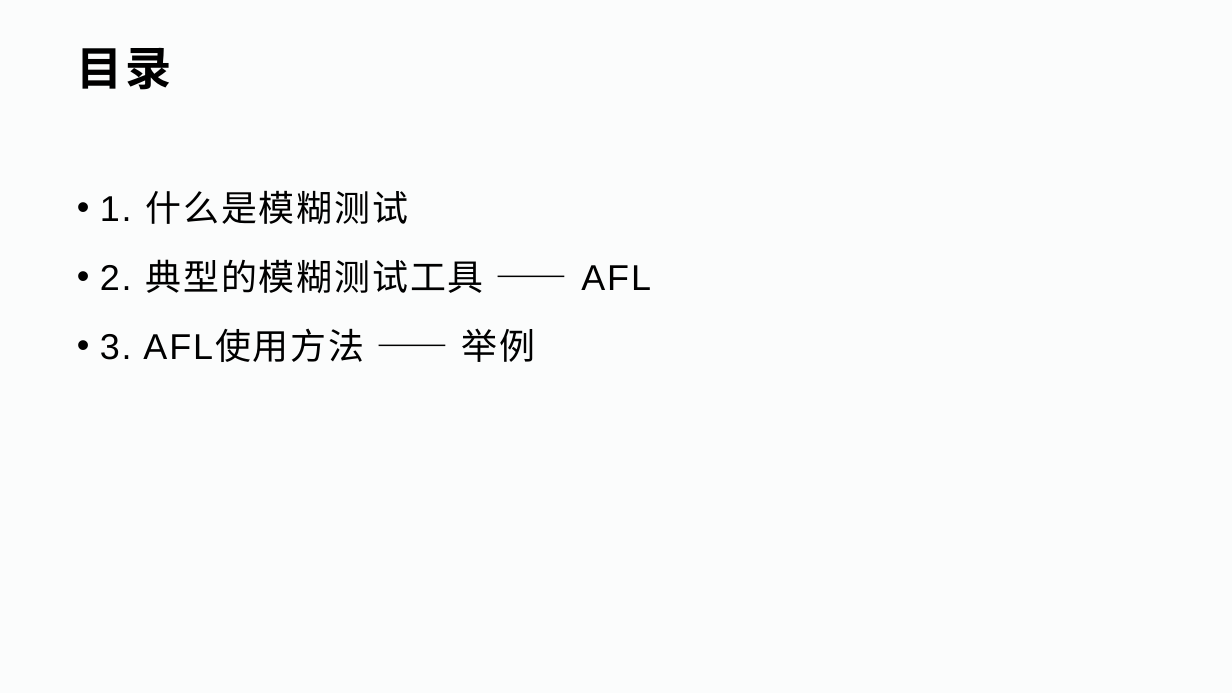
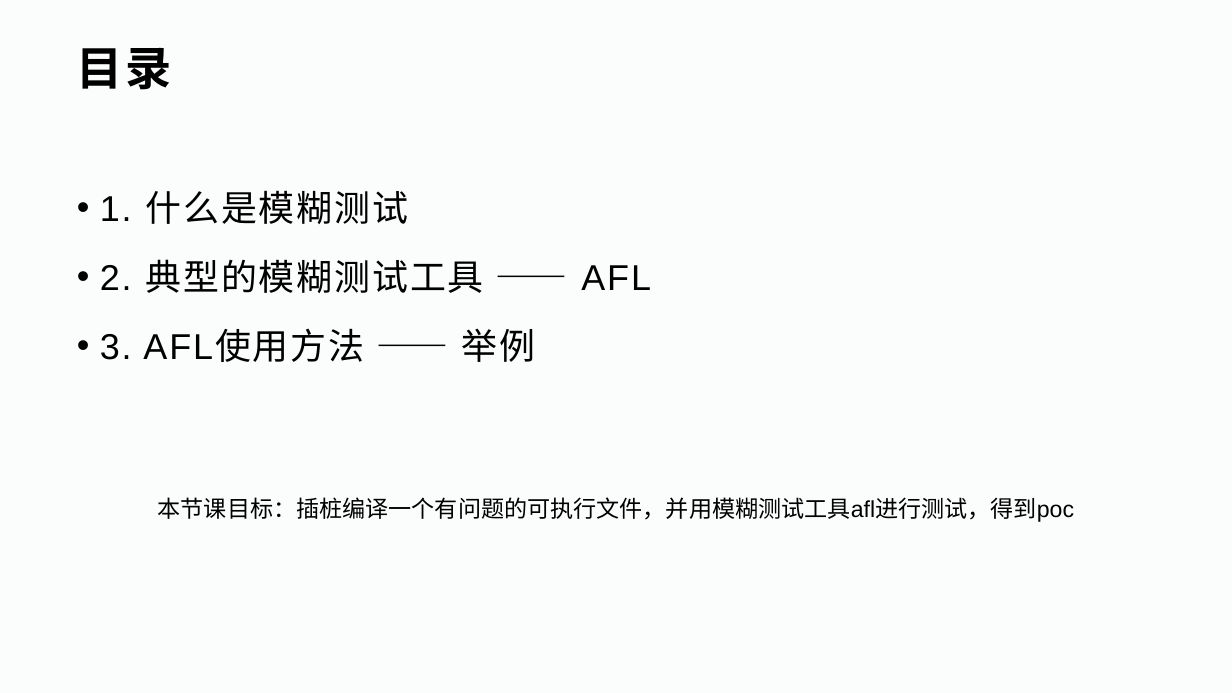
Before and after one commit to WayneDevMaze/Fuzzing-Introduction, a slide deck: slide 2 of Part1-Fuzzing/模糊测试.pptx. Drawn at 1232x693 pixels with LibreOffice and Linux fonts; fonts in the diff are those of the drawing; background and template pictures are left out. Boxes give left, top, right and bottom in pixels: in the first picture for what was removed or moved away, otherwise in the second. Text is boxed around its words. In the diff, an @@ line names an element or a change of style, - is before the commit and + after.

```diff
--- a/Part1-Fuzzing/模糊测试.pptx
+++ b/Part1-Fuzzing/模糊测试.pptx
@@ text added at (x1=158, y1=497, x2=1074, y2=522), 18 pt, text #000000 @@
+本节课目标：插桩编译一个有问题的可执行文件，并用模糊测试工具afl进行测试，得到poc
```
Also in this commit, not shown: 2 other slides changed, 1 slide added, 1 other file.
